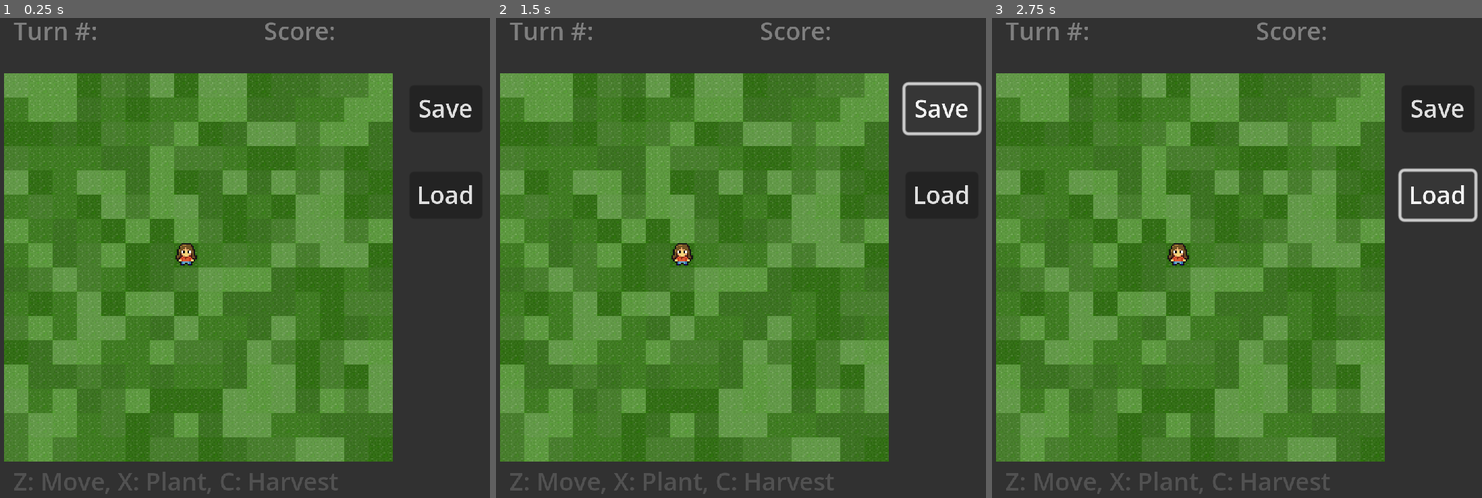
Above: before the commit, frames 1-3 (left to right).
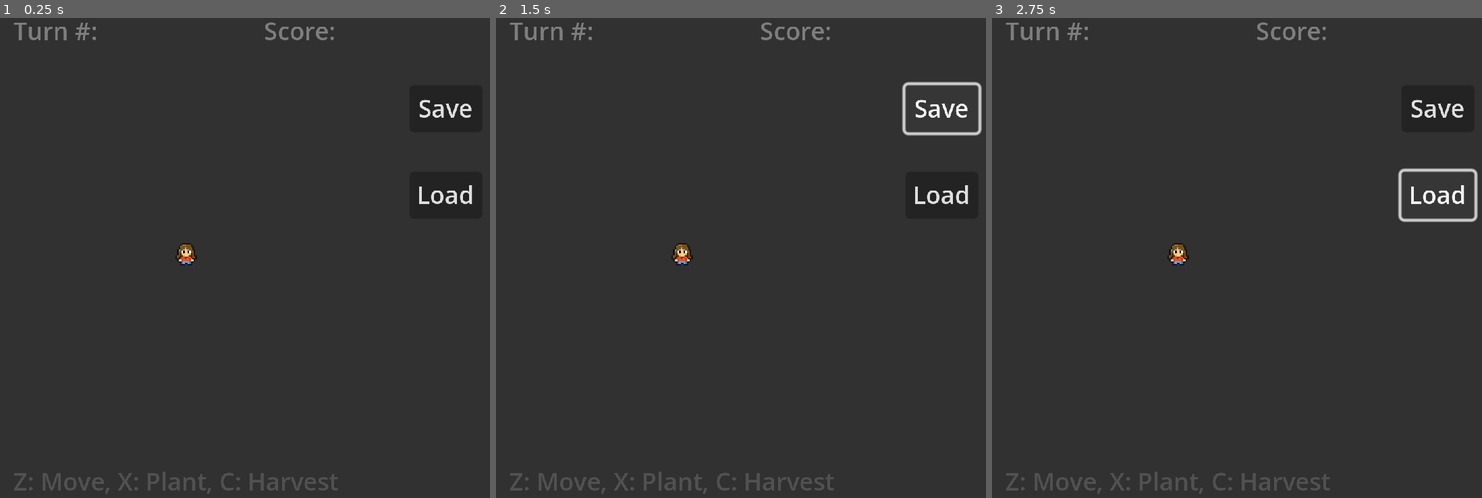
Above: after the commit, the same moments.

Repository: timpt0261/CMPM-121-F0-Proto
Game: Godot game, scene res://scene/main.tscn
Same seed, same stepped clock (60 frames per second), same inputs: the game is played once before the commit and once after it.
Inputs (mouse positions are in pixels of both pictures, inside the frame that each line leads up to):
- Up to frame 1 (0.25 s): no input
- Up to frame 2 (1.5 s): tap Enter at 0.5 s; move the mouse to (848, 214) at 0.52 s; hold X (Plant) 0.53-1.25 s; click "Save" at 1.25 s
- Up to frame 3 (2.75 s): click "Load" at 2 s

The runs differ from the first frame. In frame 1, 64% of the frame differs, in the area x 0-81%, y 11-93%; in frame 2, 64%; in frame 3, 64%.
Error after the commit: Parse Error: Could not find type "Cell" in the current scope. (res://script/terrain_map.gd:23)

Commit message:
A lot is broken, I just need to transfer the files to my PC

Diff:
--- a/scene/main.tscn
+++ b/scene/main.tscn
@@ -6,6 +6,7 @@
 [ext_resource type="Texture2D" uid="uid://h3pwbiwgoyw" path="res://tile/selected.png" id="3_fq6s7"]
 [ext_resource type="Texture2D" uid="uid://dcqniyr0oya1k" path="res://tile/highlight.png" id="3_j1xgt"]
 [ext_resource type="Script" path="res://script/Cursor.gd" id="5_2d0sc"]
+[ext_resource type="Script" path="res://script/terrain_renderer.gd" id="5_4cky6"]
 [ext_resource type="Texture2D" uid="uid://dflsj3xadflpn" path="res://sprite/jessie.png" id="5_6da1x"]
 [ext_resource type="Script" path="res://script/Player.gd" id="5_s21wj"]
 [ext_resource type="Script" path="res://script/plant_manager.gd" id="8_14ev8"]
@@ -118,7 +119,7 @@
 "
 clip_text = true
 
-[node name="TerrainMap" type="TileMap" parent="game_state_manager"]
+[node name="TerrainRenderer" type="TileMap" parent="game_state_manager"]
 tile_set = SubResource("TileSet_mkbp6")
 format = 2
 layer_0/name = "Grass"
@@ -136,21 +137,24 @@
 layer_2/y_sort_origin = 0
 layer_2/z_index = 50
 layer_2/tile_data = PackedInt32Array()
-script = ExtResource("3_bdwhm")
-
-[node name="Cursor" type="Node2D" parent="game_state_manager/TerrainMap"]
+script = ExtResource("5_4cky6")
+
+[node name="Cursor" type="Node2D" parent="game_state_manager/TerrainRenderer"]
 script = ExtResource("5_2d0sc")
 
-[node name="Player" type="Node2D" parent="game_state_manager/TerrainMap"]
+[node name="Player" type="Node2D" parent="game_state_manager/TerrainRenderer"]
 position = Vector2(120, 120)
 script = ExtResource("5_s21wj")
 
-[node name="Sprite2D" type="Sprite2D" parent="game_state_manager/TerrainMap/Player"]
+[node name="Sprite2D" type="Sprite2D" parent="game_state_manager/TerrainRenderer/Player"]
 position = Vector2(0, -1)
 texture = SubResource("AtlasTexture_71hdk")
 
-[node name="Plants" type="Node2D" parent="game_state_manager/TerrainMap"]
+[node name="Plants" type="Node2D" parent="game_state_manager/TerrainRenderer"]
 script = ExtResource("8_14ev8")
+
+[node name="TerrainMap" type="Node2D" parent="game_state_manager"]
+script = ExtResource("3_bdwhm")
 
 [node name="Camera2D" type="Camera2D" parent="."]
 position = Vector2(-16, -64)
@@ -193,5 +197,5 @@
 script = ExtResource("11_pb80n")
 
 [connection signal="next_turn_signal" from="Labels/TurnCount" to="game_state_manager" method="game_state_to_array"]
-[connection signal="next_turn_signal" from="Labels/TurnCount" to="game_state_manager/TerrainMap" method="update_grass"]
-[connection signal="next_turn_signal" from="Labels/TurnCount" to="game_state_manager/TerrainMap/Plants" method="update_plants"]
+[connection signal="next_turn_signal" from="Labels/TurnCount" to="game_state_manager/TerrainRenderer" method="update_grass"]
+[connection signal="next_turn_signal" from="Labels/TurnCount" to="game_state_manager/TerrainRenderer/Plants" method="update_plants"]
--- a/script/Cursor.gd
+++ b/script/Cursor.gd
@@ -1,8 +1,7 @@
 extends Node2D
 
-@onready var terrain_map = $"../../TerrainMap"
+@onready var terrain_renderer = $"../../TerrainRenderer"
 @onready var player = $"../Player"
-@onready var terrainMap = preload("res://script/terrain_map.gd");
 var mapFromMouse = Vector2i(0,0);
 
 enum ACTIONS { PLAYER_MOVING, PLAYER_PLANTING };
@@ -30,18 +29,18 @@
 
 func set_new_cursor_location():
 	if (!is_visible): return;
-	var newPos = terrain_map.local_to_map(get_global_mouse_position());
+	var newPos = terrain_renderer.local_to_map(get_global_mouse_position());
 	if (mapFromMouse != newPos):
-		terrain_map.erase_cell(terrain_map.layers_IDs.CURSOR, mapFromMouse);
+		terrain_renderer.erase_cell(terrain_renderer.layers_IDs.CURSOR, mapFromMouse);
 		mapFromMouse = newPos;
-	terrain_map.set_cell(2, mapFromMouse, 2, Vector2i(0,0));
+	terrain_renderer.set_cell(2, mapFromMouse, 2, Vector2i(0,0));
 
 func do_nothing():
 	pass
 
 func selecting():
-	var map_from_mouse = terrain_map.local_to_map(get_global_mouse_position());
-	if (map_from_mouse == terrain_map.local_to_map(player.global_position)):
+	var map_from_mouse = terrain_renderer.local_to_map(get_global_mouse_position());
+	if (map_from_mouse == terrain_renderer.local_to_map(player.global_position)):
 		current_command = move_player_command;
 
 func movePlayer():
--- a/script/Grass.gd
+++ /dev/null
@@ -1,77 +0,0 @@
-class_name Grass extends Node
-
-const ABOVE_IS_SUNNY = 49;
-const BELOW_IS_WET = 33;
-const ABOVE_IS_DRY = 66;
-
-var x;
-var y;
-
-signal grass_changed;
-signal sun_given;
-signal sun_taken;
-
-var sunlight_amt: int = 0;
-var water_amt: int = 0;
-var tile_type: grass_type
-
-var sunny: bool = false;
-
-enum grass_type {
-	WET_GRASS = 0,
-	NORMAL_GRASS = 1,
-	DRY_GRASS = 2
-};
-
-func _init(_x,_y):
-	var rnd = RandomNumberGenerator.new();
-	water_amt = rnd.randi_range(0, 100);
-	randomize_tile_properties();
-	x = _x;
-	y = _y;
-
-
-func randomize_tile_properties():
-	var rnd = RandomNumberGenerator.new();
-	water_amt += rnd.randi_range(-15, 15);
-	water_amt = clampi(water_amt, 0, 100);
-	sunlight_amt = rnd.randi_range(0,100);
-	set_sunlight(sunlight_amt);
-	set_wetness();
-
-
-func set_wetness():
-
-	@warning_ignore("integer_division")
-	var sun_affecting_water = sunlight_amt/20;
-	water_amt -= sun_affecting_water;
-	water_amt = clampi(water_amt, 0, 100);
-
-	if (water_amt < BELOW_IS_WET):
-		set_tile_type(grass_type.WET_GRASS);
-	elif (water_amt >= BELOW_IS_WET && water_amt <= ABOVE_IS_DRY):
-		set_tile_type(grass_type.NORMAL_GRASS)
-	elif (water_amt > ABOVE_IS_DRY):
-		set_tile_type(grass_type.DRY_GRASS)
-
-func get_wetness():
-	return tile_type;
-
-func set_sunlight(sun):
-
-	sunlight_amt = sun;
-	if (sunlight_amt > ABOVE_IS_SUNNY):
-		sunny = true;
-		sun_given.emit(self);
-	else:
-		sunny = false;
-		sun_taken.emit(self);
-
-func get_sunlight():
-	return sunny;
-
-func set_tile_type(type: grass_type):
-	if (tile_type == type):
-		return;
-	tile_type = type;
-	grass_changed.emit(self);
--- a/script/game.gd
+++ /dev/null
@@ -1,47 +0,0 @@
-extends Node
-
-class_name game
-
-var terrain_map: TileMap;
-var cursor: Node;
-var plant_manager: Node;
-
-# Called when the node enters the scene tree for the first time.
-func _ready():
-	instantiate_plant_manager()
-	instantiate_terrain_map(Vector2i(16, 16))
-	instantiate_cursor()
-
-
-# Called every frame. 'delta' is the elapsed time since the previous frame.
-func _process(delta):
-	pass
-
-func instantiate_terrain_map(size: Vector2i):
-	var tile_set = preload("res://tile/tile_set.tres")
-
-	terrain_map = TerrainMap.new();
-	terrain_map.name = "terrain_map";
-	terrain_map.tile_set = tile_set
-	terrain_map.add_layer(-1)
-	terrain_map.add_layer(-1)
-	terrain_map.set_layer_name(0, "Grass")
-	terrain_map.set_layer_name(1, "Highlight")
-	terrain_map.set_layer_y_sort_origin(1, 40)
-	terrain_map.set_layer_modulate(1, "ffffff18")
-	terrain_map.set_layer_name(2, "Cursor")
-	terrain_map.set_layer_z_index(2, 50)
-
-	terrain_map.plant_manager = plant_manager
-
-	add_child(terrain_map)
-
-func instantiate_cursor():
-	pass
-
-func instantiate_plant_manager():
-	plant_manager = Node2D.new()
-	plant_manager.name = "plant_manager"
-	plant_manager.set_script("res://script/plant_manager.gd")
-
-	add_child(plant_manager)
--- a/script/score_count.gd
+++ b/script/score_count.gd
@@ -1,10 +1,10 @@
 extends Label
 
-@onready var plant_manager = $"../../game_state_manager/TerrainMap/Plants";
+@onready var plant_manager = $"../../game_state_manager/TerrainRenderer/Plants";
 
 func _ready():
 	# Connect to the signal emitted when a flower is harvested
-	plant_manager.connect("harvested_plant", Callable(self, "_on_plant_harvested"));
+	plant_manager.harvested_plant.connect(_on_plant_harvested.bind());
 
 func _on_plant_harvested():
 	var plant_harvested_amount = str(plant_manager.get_plant_harvested_amount());
--- a/script/terrain_map.gd
+++ b/script/terrain_map.gd
@@ -1,62 +1,50 @@
-class_name TerrainMap extends TileMap
+class_name TerrainMap extends Node2D
 
-@onready var grass = preload("res://script/Grass.gd");
-@onready var plant_manager = $"Plants"
+signal terrain_updated
+
+@onready var plant_manager = $"../TerrainRenderer/Plants"
 
 const MASTER_GRID_SIZE = 16;
-var terrain_dict = {};
 
-enum layers_IDs {
-	GRASS = 0,
-	HIGHLIGHT = 1,
-	CURSOR = 2,
+var terrain_array: PackedByteArray
+enum CELL_PROPERTIES {
+	HYDRATION = 0,
+	SUNLIGHT = 8,
+	PLANT_TYPE_ID = 9,
+	PLANT_GROWTH = 10
 }
 
 func _ready():
 	for x in MASTER_GRID_SIZE:
 		for y in MASTER_GRID_SIZE:
-			init_grass(x,y);
+			encode_cell(Cell.new(Vector2i(x, y)))
+	terrain_updated.emit()
 
-func init_grass(x: int, y: int):
-	var g = Grass.new(x,y);
-	set_cell(layers_IDs.GRASS, Vector2(x,y), layers_IDs.GRASS, Vector2i(g.tile_type,0));
-	if (g.sunny):
-		set_cell(layers_IDs.HIGHLIGHT, Vector2(x,y), layers_IDs.HIGHLIGHT, Vector2i(0,0));
-	terrain_dict[Vector2i(x,y)] = g;
-	bind_arguments(g);
-
-func get_grass(x,y):
-	var key = Vector2i(x,y);
-	if (terrain_dict.has(key)):
-		return terrain_dict[key];
+func get_grass(x,y) -> Cell:
+	if x < 0 || x >= MASTER_GRID_SIZE || y < 0 || y >= MASTER_GRID_SIZE:
+		return null
+	else:
+		return decode_cell(Vector2i(x, y));
 
 func update_grass():
-	for key in terrain_dict:
-		var grass_instance = terrain_dict[key];
-		grass_instance.randomize_tile_properties();
+	for x in MASTER_GRID_SIZE:
+		for y in MASTER_GRID_SIZE:
+			var cell_instance = decode_cell(Vector2i(x, y))
+			cell_instance.randomize_tile_properties()
+			encode_cell(cell_instance)
+	terrain_updated.emit()
 
-func draw_new_grass(g: Grass):
-	erase_cell(layers_IDs.GRASS, Vector2(g.x,g.y));
-	set_cell(layers_IDs.GRASS, Vector2(g.x,g.y), layers_IDs.GRASS, Vector2i(g.tile_type,0));
+func encode_cell(cell: Cell):
+	encode_cell_property(cell.position, CELL_PROPERTIES.HYDRATION, cell.get_hydration())
+	encode_cell_property(cell.position, CELL_PROPERTIES.SUNLIGHT, cell.get_sunlight())
 
-func erase_sun(g: Grass):
-	erase_cell(layers_IDs.HIGHLIGHT, Vector2(g.x,g.y));
+func encode_cell_property(position: Vector2i, property: CELL_PROPERTIES, value: int):
+	var cell_index = position.y * MASTER_GRID_SIZE + position.x
+	terrain_array.encode_s8(cell_index + property, value)
 
-func draw_sun(g: Grass):
-	set_cell(layers_IDs.HIGHLIGHT, Vector2(g.x,g.y), layers_IDs.HIGHLIGHT, Vector2i(0,0));
+func decode_cell(position: Vector2i) -> Cell:
+	return Cell.new(position, decode_cell_property(position, CELL_PROPERTIES.HYDRATION), decode_cell_property(position, CELL_PROPERTIES.SUNLIGHT))
 
-# TODO: Parametrize this better -- grasses should probably have a const instance of their coordinates
-# Also: I bind the arguments here, but I need to still include arguments
-# when i emit from a Grass object. wtf?
-
-func bind_arguments(g: Grass):
-	var draw_grass_call: Callable = Callable(self, "draw_new_grass");
-	draw_grass_call.bind(g);
-	var draw_sun_call: Callable = Callable(self, "draw_sun");
-	draw_sun_call.bind(g);
-	var erase_sun_call: Callable = Callable(self, "erase_sun");
-	erase_sun_call.bind(g);
-
-	g.connect("grass_changed", draw_grass_call);
-	g.connect("sun_given", draw_sun_call);
-	g.connect("sun_taken", erase_sun_call);
+func decode_cell_property(position: Vector2i, property: CELL_PROPERTIES) -> int:
+	var cell_index = position.y * MASTER_GRID_SIZE + position.x
+	return terrain_array.decode_s8(cell_index + property)
--- a/script/turn_count.gd
+++ b/script/turn_count.gd
@@ -3,8 +3,6 @@
 
 signal next_turn_signal;
 var turn_number = 0;
-#@onready var plant_manager = $"../../TerrainMap/Plants";
-#@onready var terrain_map = $"../../TerrainMap/";
 
 func next_turn():
 	turn_number += 1;
@@ -13,5 +11,3 @@
 		#Right now these signals are being implicitely called, unlike how its handled in other ways
 		#this was done because GDscript gets mad when Labels is defined after TerrainMap
 		#When I try to move Labels above terrain map it gives me some weird errors in terrainMap
-	#terrain_map.update_grass();
-	#plant_manager.update_plants();
Not shown: 1 places in scene/main.tscn that only renumber resources
Not shown, changed: .github/workflows/github_to_itch.yml
